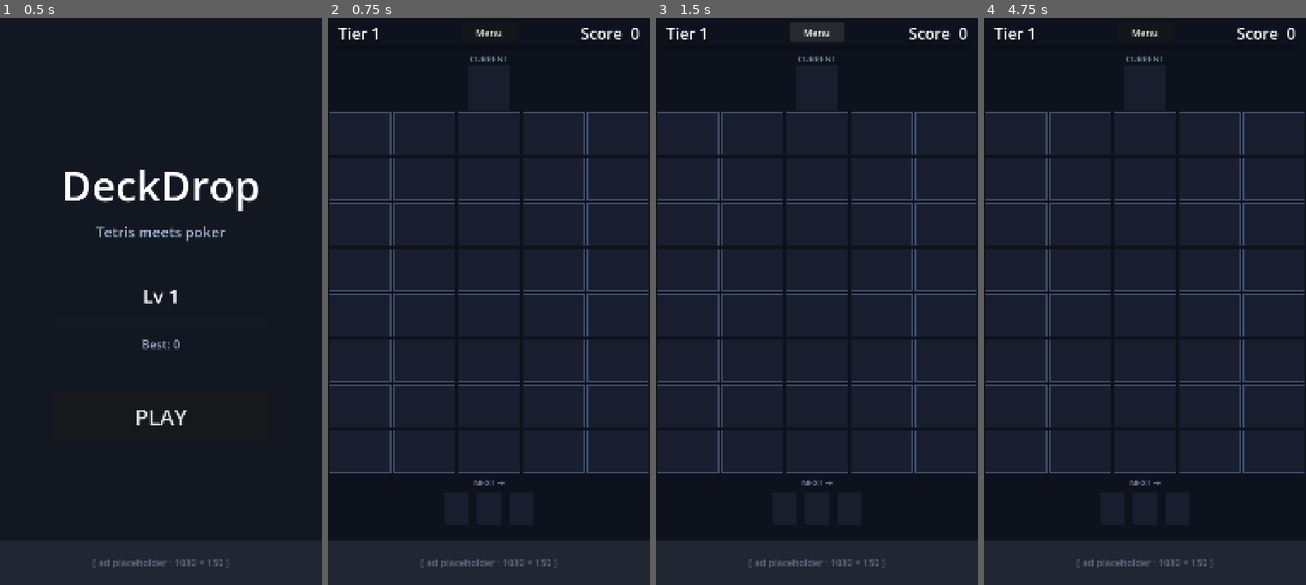
Above: before the commit, frames 1-4 (left to right).
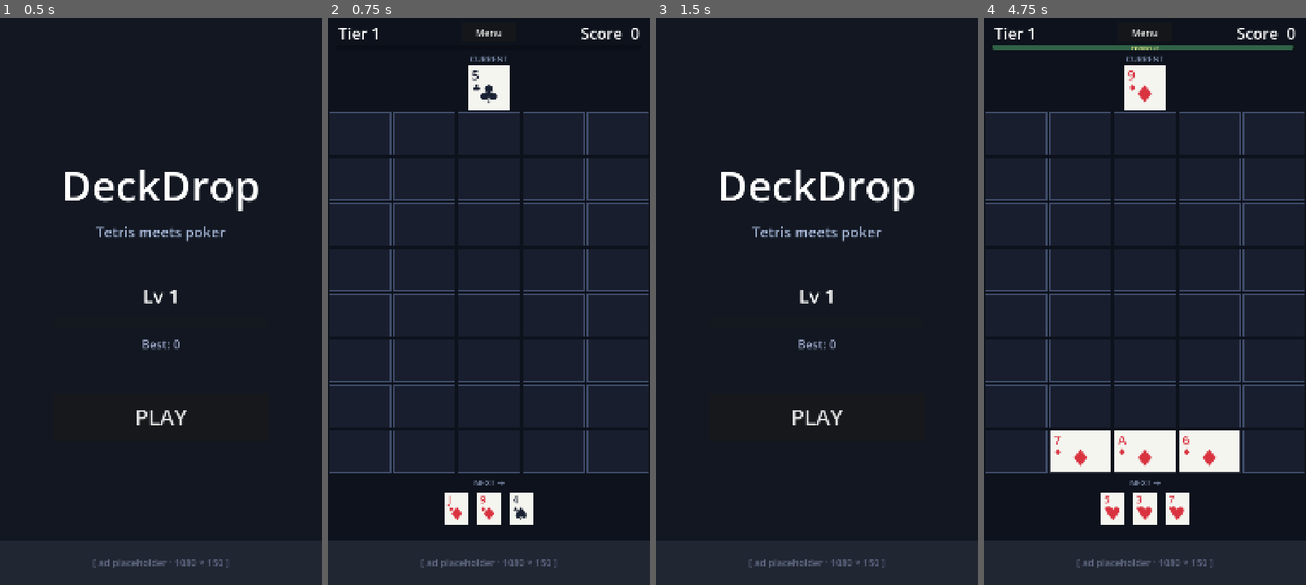
Above: after the commit, the same moments.

Repository: KrisCagle/Godot-CardStack
Game: Godot game, scene res://scenes/Title.tscn
The game is run twice, just before and just after one commit, with the same random seed, the same clock (stepped at 60 frames per second) and the same inputs.
Inputs (mouse positions are in pixels of both pictures, inside the frame that each line leads up to):
- Up to frame 1 (0.5 s): no input
- Up to frame 2 (0.75 s): click "PLAY" at 0.5 s
- Up to frame 3 (1.5 s): click "Menu" at 1.25 s
- Up to frame 4 (4.75 s): click (1145, 414) at 2 s, where only the run after the commit has a clickable "PLAY"; move the mouse to (1145, 290) at 2.77 s; click (1145, 290) at 2.92 s; move the mouse to (1080, 329) at 3.52 s; click (1080, 329) at 3.67 s; move the mouse to (1177, 171) at 4.27 s; click (1177, 171) at 4.42 s

Frame 1 is identical in both runs. In frame 2, 2.2% of the frame differs, in the area x 36-64%, y 8-90%; in frame 3, 5.7%; in frame 4, 7.5%, in the area x 2-97%, y 4-90%.
Error before the commit: Parse Error: Cannot infer the type of "rect" variable because the value doesn't have a set type. (res://scripts/game.gd:358)

Commit message:
Fix type-inference warnings in polish helpers
playfield is statically typed as Control, so the inferrer can't see
through to cell_local_rect's Rect2 return type. Add explicit Rect2 /
Vector2 annotations in _spawn_clear_particles and _center_of_cells,
matching the existing fix pattern in _on_column_tapped and
_animate_drop.

Diff:
--- a/DeckDrop/scripts/game.gd
+++ b/DeckDrop/scripts/game.gd
@@ -355,8 +355,8 @@
 func _spawn_clear_particles(cells: Array) -> void:
 	for cell in cells:
 		var p: Vector2i = cell
-		var rect := playfield.cell_local_rect(p.x, p.y)
-		var center := playfield.global_position + rect.position + rect.size * 0.5
+		var rect: Rect2 = playfield.cell_local_rect(p.x, p.y)
+		var center: Vector2 = playfield.global_position + rect.position + rect.size * 0.5
 		var particles := CPUParticles2D.new()
 		particles.position = center
 		particles.amount = 14
@@ -401,7 +401,7 @@
 	var sum := Vector2.ZERO
 	for cell in cells:
 		var p: Vector2i = cell
-		var rect := playfield.cell_local_rect(p.x, p.y)
+		var rect: Rect2 = playfield.cell_local_rect(p.x, p.y)
 		sum += playfield.global_position + rect.position + rect.size * 0.5
 	return sum / float(cells.size())
 
